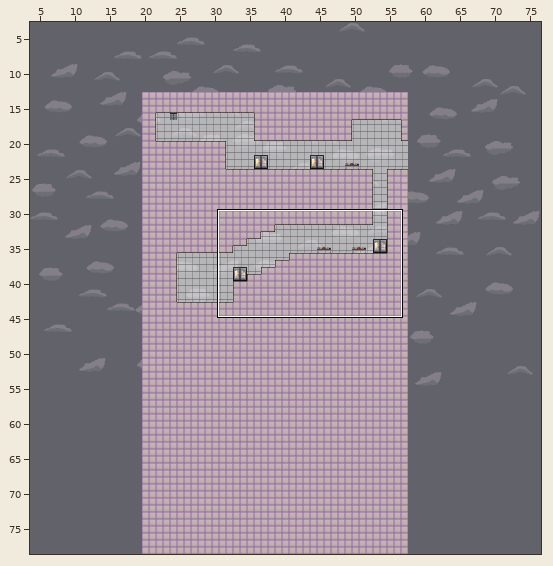
Tiled map, stored at Gravity Xscape/Assets/SuperTiled2Unity/Import(GE)/1st_Level.tmx. The picture above shows the old version from afar; the outline marks the close-up.
Close-up. Before the edit:
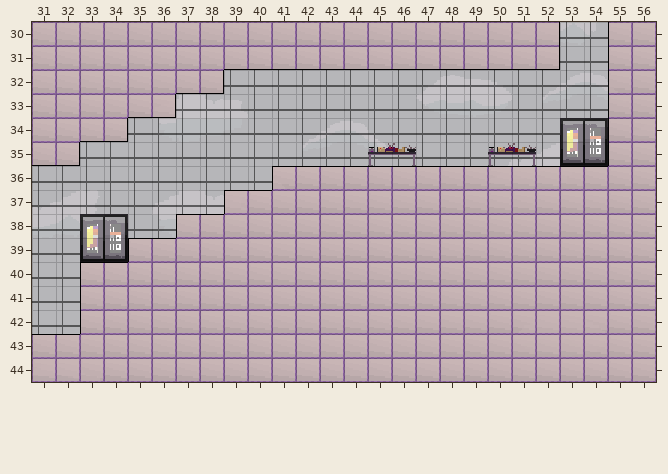
Cells are 16x16 px. Shown: x 31..56, y 30..44. The commit also changed other parts of the map, which this record leaves out.
After the commit:
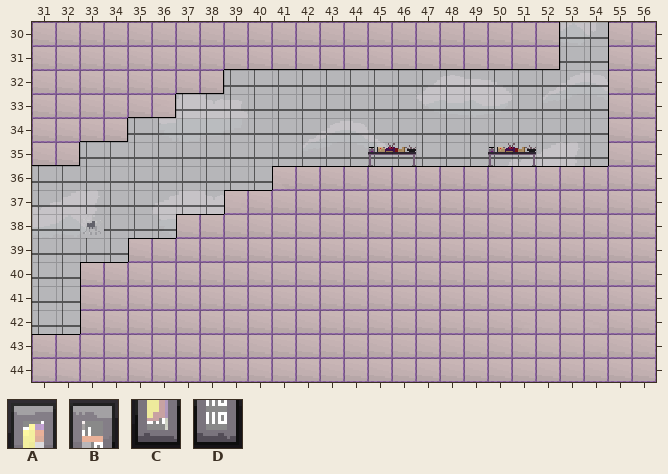
Key: from "Objects_1": A 0, B 1, C 8, D 9.
_ is an empty cell.
Diff:
Layer "Objects":
Tile A is removed in row 34 at x 53; in row 38 at x 33.
Tile B is removed in row 34 at x 54; in row 38 at x 34.
Tile C is removed in row 35 at x 53; in row 39 at x 33.
Tile D is removed in row 35 at x 54; in row 39 at x 34.
Boxes around the changes in both close-ups, in picture pixels (x1, y1, x2, y2):
removed: (560, 118, 608, 166)
removed: (80, 214, 128, 262)
